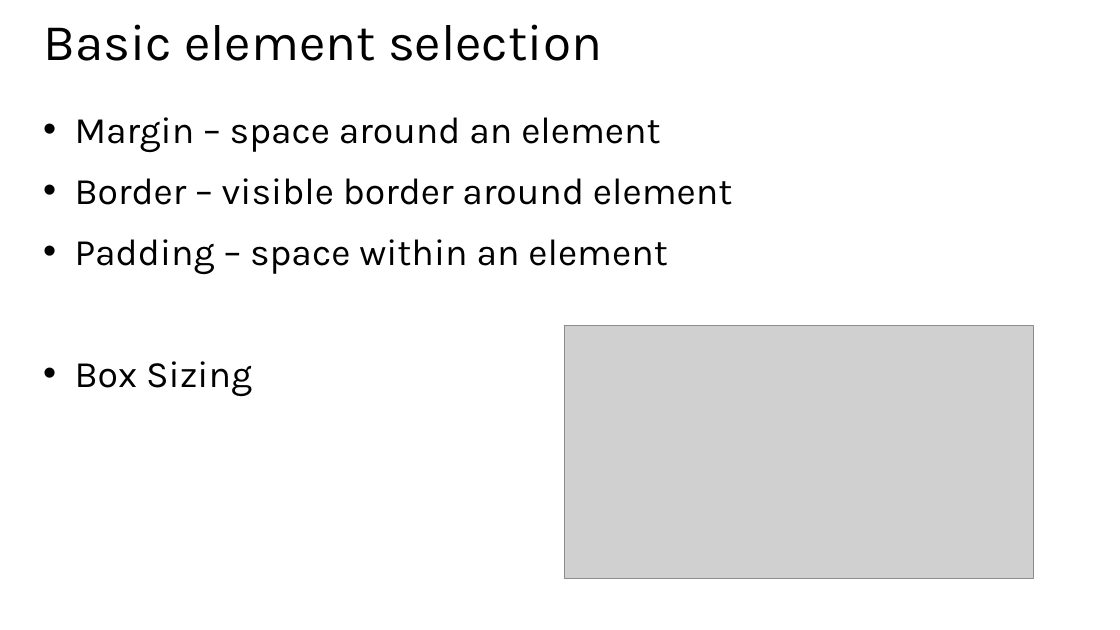
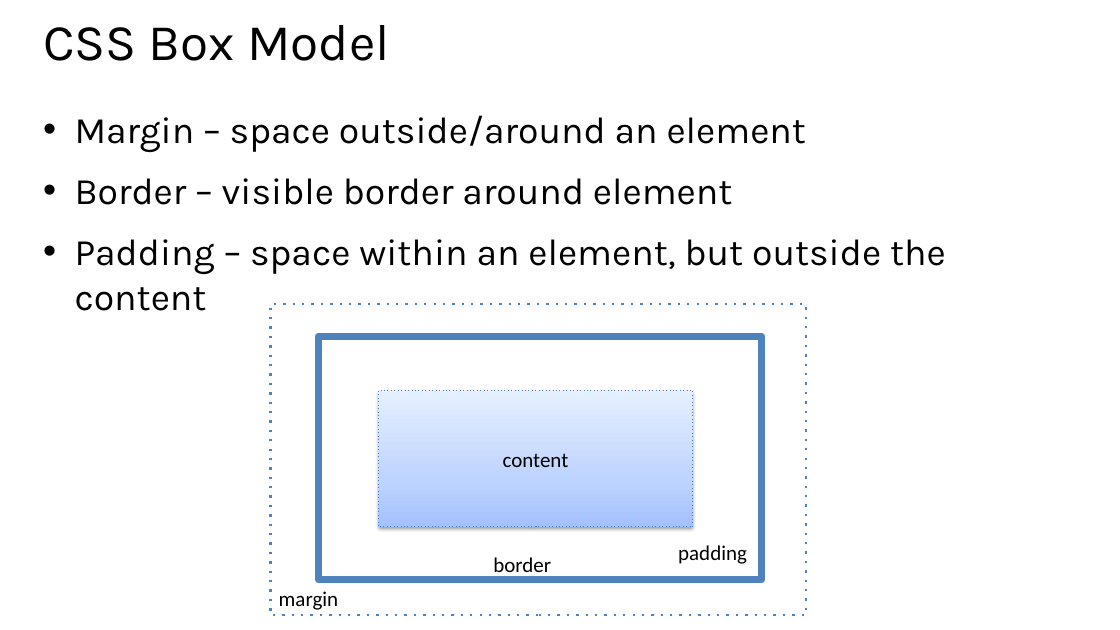
Before and after one commit to CharaD7/CSS-Style, a slide deck: slide 8 of Slides/Module 3.pptx (slide 7 before the commit). Drawn at 1120x630 pixels with LibreOffice and Linux fonts; fonts in the diff are those of the drawing; grey boxes stand for pictures. Boxes give left, top, right and bottom in pixels: in the first picture for what was removed or moved away, otherwise in the second. Text is boxed around its words. In the diff, an @@ line names an element or a change of style, - is before the commit and + after.

```diff
--- a/Slides/Module 3.pptx
+++ b/Slides/Module 3.pptx
@@ title at <box>43,25,390,61</box>: text changed @@
-Basic element selection
+CSS Box Model
@@ text at <box>75,115,806,153</box>: text changed @@
-• Margin – space around an element
+• Margin – space outside/around an element
@@ text at <box>75,239,946,311</box>: text changed @@
-• Padding – space within an element
-• Box Sizing
+• Padding – space within an element, but outside the content
@@ rectangle added at <box>271,304,807,615</box>, fill #FFFFFF, outline #4F81BD 2 pt dashed @@
@@ picture removed at <box>565,326,1033,579</box> @@
@@ rectangle added at <box>318,336,762,580</box>, fill #FFFFFF, outline #4F81BD 6 pt @@
@@ rectangle added at <box>378,391,693,527</box>, fill gradient #A4C4FF to #BFD4FF to #E6EEFF, outline #4B7EBC 0.75 pt dashed, 18 pt, text #000000 @@
+content
@@ text added at <box>493,557,551,578</box>, 18 pt, text #000000 @@
+border
@@ text added at <box>678,545,747,564</box>, 18 pt, text #000000 @@
+padding
@@ text added at <box>279,591,339,610</box>, 18 pt, text #000000 @@
+margin
```
Also in this commit, not shown: 4 other slides changed, 2 slides added, 6 other files.
